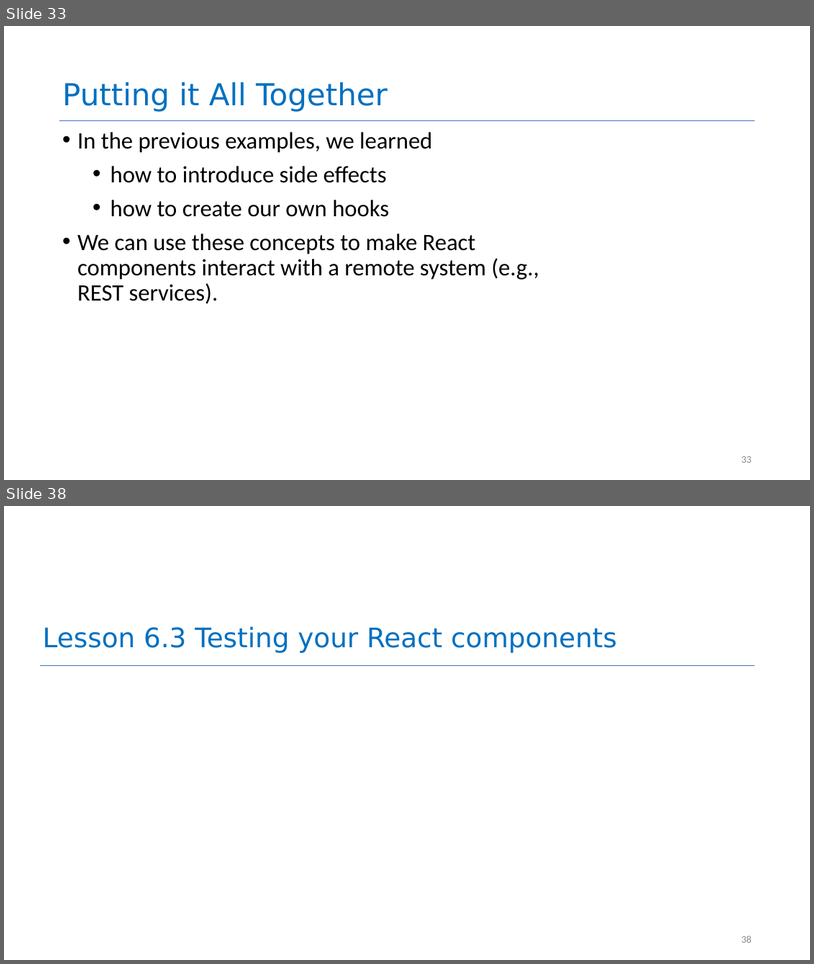
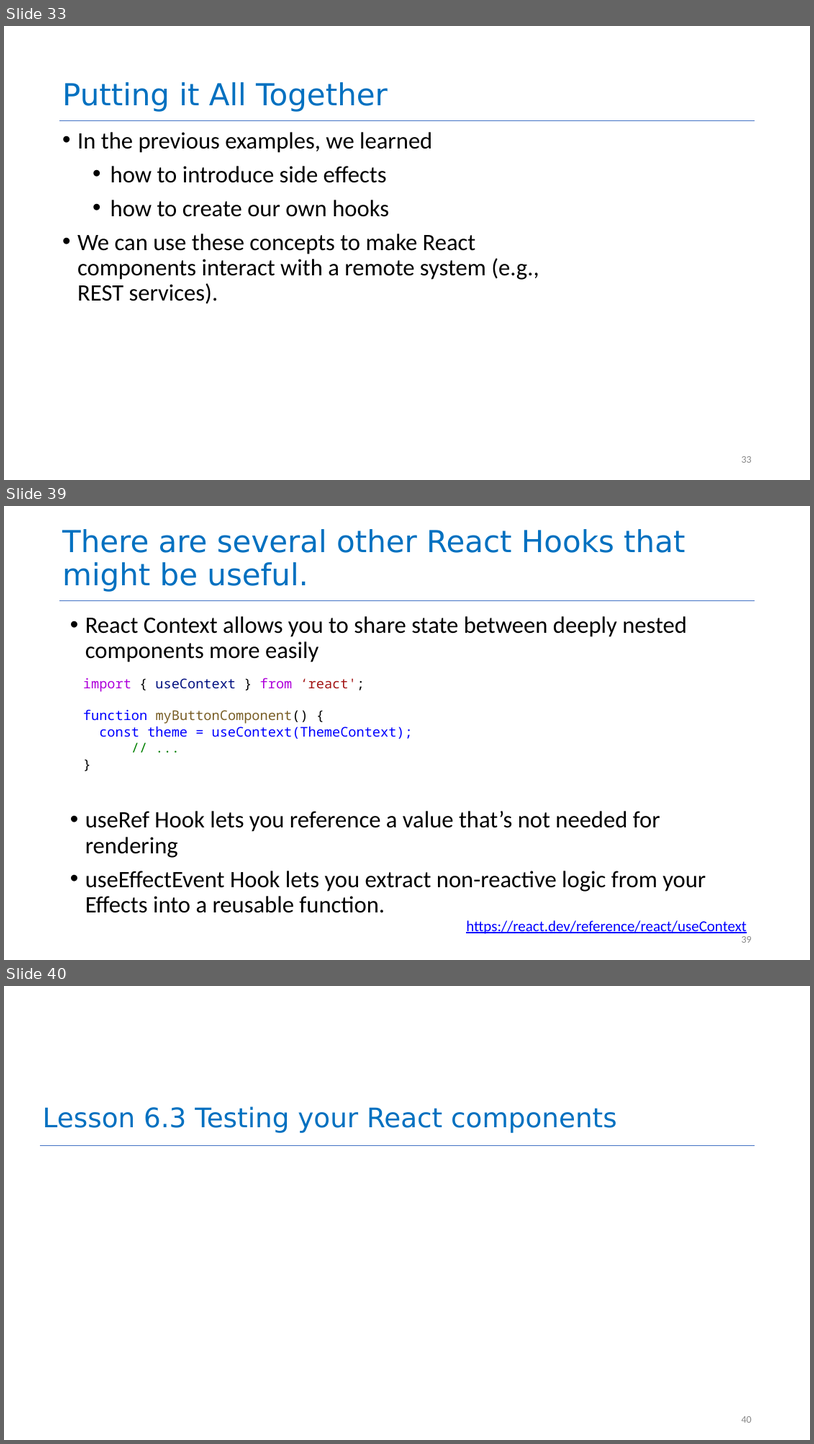
Before and after one commit to neu-se/CS4530-Spring-2026, a slide deck: Slides/Module 06 React Hooks.pptx. Shown one above the other, each under a label of ours: slides 33 and 38 before the commit, slides 33, 39 and 40 after it; the slides between them are not shown. The pictures are 814x964 and 814x1444 pixels, drawn with LibreOffice and Linux fonts; fonts in the diff are those of the drawing. Boxes give left, top, right and bottom in pixels: in the first picture for what was removed or moved away, otherwise in the second. Text is boxed around its words. In the diff, an @@ line names an element or a change of style, - is before the commit and + after.

Commit message:
adding two slides, one with more example for useEffect like chat, and a word on more hooks

```diff
--- a/Slides/Module 06 React Hooks.pptx
+++ b/Slides/Module 06 React Hooks.pptx
@@ slide 39 added at box(4, 506, 810, 960), background #FFFFFF; not listed: 1 template element that a slide beside it also shows @@
@@ title added at box(62, 529, 685, 592), 36 pt, text #0070C0 @@
+There are several other React Hooks that might be useful.
@@ text added at box(85, 616, 706, 913), 28 pt, text #000000 @@
+• React Context allows you to share state between deeply nested components more easily
+• useRef Hook lets you reference a value that’s not needed for rendering
+• useEffectEvent Hook lets you extract non-reactive logic from your Effects into a reusable function.
@@ text added at box(83, 677, 413, 739), 16 pt, text #0000FF @@
+import { useContext } from ‘react';
+function myButtonComponent() {
+const theme = useContext(ThemeContext);
+// ...
+}
@@ text added at box(466, 920, 747, 934), 18 pt, text #0000FF, underline @@
+https://react.dev/reference/react/useContext
@@ page number added at box(742, 936, 752, 942), 12 pt, text #888888 @@
+39
@@ what was slide 38 is now slide 40 @@
@@ page number at box(742, 1416, 752, 1422): text changed @@
-38
+40
```
Also in this commit, not shown: 2 slides changed, 1 other slide added, 1 other file.
